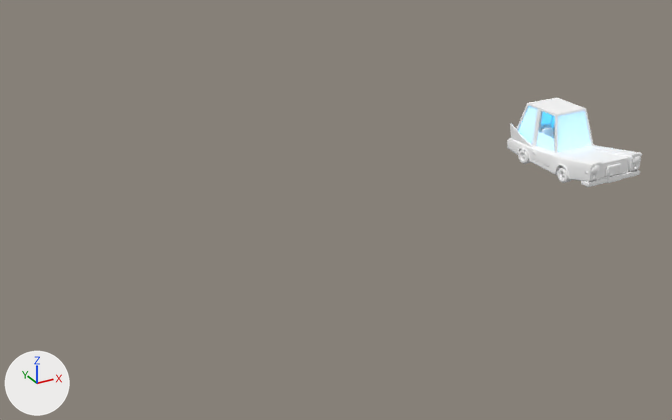
What one commit did to the FBX model Project/ContentsResources/Mesh/Object/Etc/exterior_car_yellow_01/exterior_car_yellow_01.fbx.
One viewpoint serves both versions: a 50 mm camera at (-0.2737, -0.0702, 0.1009) aimed at (-0.1672, 0.1234, 0.0041). The lights are fixed; the arrows at lower left show +X, +Y and +Z. Where no turn or scale is listed for an object, it has been applied to the vertices.

Objects in the first picture: 'exterior_car_yellow_01', 'glass'.
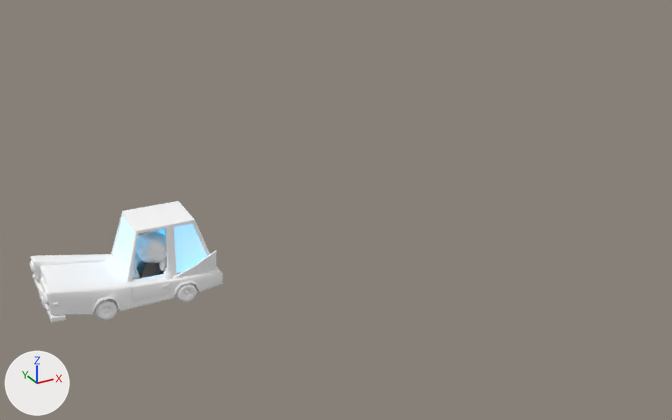
Changed parts and their boxes [x1, y1, x2, y2] in the pictures (672 x 420 px):
'exterior_car_yellow_01', moved, turned, rescaled
    before: [507, 98, 642, 187]
    after: [30, 201, 223, 323]
'glass', moved, turned, rescaled
    before: [518, 106, 591, 152]
    after: [113, 216, 207, 279]
'NPC_Hispanic_01', added
    after: [136, 232, 167, 263]
'car_001:car_001_wheel_LR1', moved, turned, rescaled (not visible before)
    after: [95, 299, 117, 320]
'NPC_Body_civ_01', moved, turned (not visible before)
    after: [137, 261, 164, 278]
'car_001:car_001_wheel_LR', moved, turned, rescaled (not visible before)
    after: [176, 283, 197, 302]
'car_001:car_001_wheel_RF', moved, turned, rescaled (not visible afterwards)
    before: [557, 167, 571, 183]
'car_001:car_001_wheel_RR', moved, turned, rescaled (not visible afterwards)
    before: [518, 149, 530, 164]
'Hand_Open_L', moved, turned (not visible before)
    after: [162, 269, 173, 280]
'Hand_Open_R', moved, turned (not visible before)
    after: [134, 257, 141, 269]

The edits, one by one:
Mesh me_npc_hispanic_01 is new.
It has 1050 vertices, 1918 faces and spans x -0.00417..0.00376, y -0.00411..0.00388, z 0.00555..0.0119.
It uses material mat_mat_city_car_02 (white #ffffff).
Object 'exterior_car_yellow_01' (ob_exterior_car_yellow_01) turns from (90, 0, 0) to (0, 0, 0) degrees about x, y and z.
Object 'exterior_car_yellow_01' (ob_exterior_car_yellow_01) is rescaled from (0.01, 0.01, 0.01) to (1.0, 1.0, 1.0).
In object 'exterior_car_yellow_01' (ob_exterior_car_yellow_01), parent is now set to ob_yellowcar.
Object 'exterior_car_yellow_01' (ob_exterior_car_yellow_01) moves from (-0.0872, 0.124, 0.0) to (0.0, 0.0, 0.0).
Object 'NPC_Body_civ_01' (ob_npc_body_civ_01) moves from (-0.0848, 0.1303, 0.0027) to (-0.2201, 0.1091, 0.0032).
Object 'NPC_Body_civ_01' (ob_npc_body_civ_01) turns from (90, 0, 22) to (90, 0, -68) degrees about x, y and z.
Object 'Hand_Open_L' (ob_hand_open_l) moves from (-0.0848, 0.1303, 0.0027) to (-0.2201, 0.1091, 0.0032).
Object 'Hand_Open_L' (ob_hand_open_l) turns from (90, 0, 22) to (90, 0, -68) degrees about x, y and z.
Object 'Hand_Open_R' (ob_hand_open_r) moves from (-0.0848, 0.1303, 0.0027) to (-0.2201, 0.1091, 0.0032).
Object 'Hand_Open_R' (ob_hand_open_r) turns from (90, 0, 22) to (90, 0, -68) degrees about x, y and z.
Object 'YellowCar' (ob_yellowcar) is new.
Its parent is ob_traffic_jam.
Its location is (4.887, 8.08, -6.484).
Its rotation in degrees is (0, -93, 0).
Object 'Traffic Jam' (ob_traffic_jam) is new.
Its parent is ob_animated_objects.
Its location is (-27.5, -8.02, -4.65).
Object 'Animated Objects' (ob_animated_objects) is new.
Its parent is ob_art.
Its location is (0.0, 0.0, 0.0).
Object 'Art' (ob_art) is new.
Its location is (0.0, 0.0, 0.0).
Its rotation in degrees is (90, 0, 0).
Its scale is (0.01, 0.01, 0.01).
Object 'NPC_Hispanic_01' (ob_npc_hispanic_01) is new; it shows me_npc_hispanic_01.
Its location is (-0.2201, 0.1091, 0.0032).
